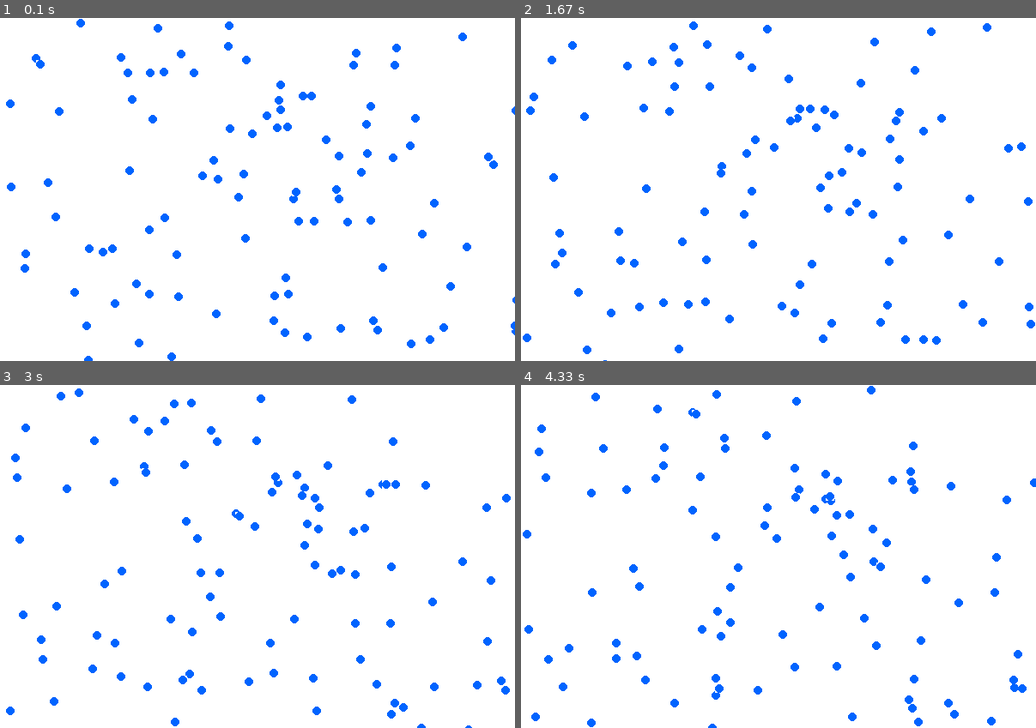
Above: before the commit, frames 1-4 (two rows, left to right).
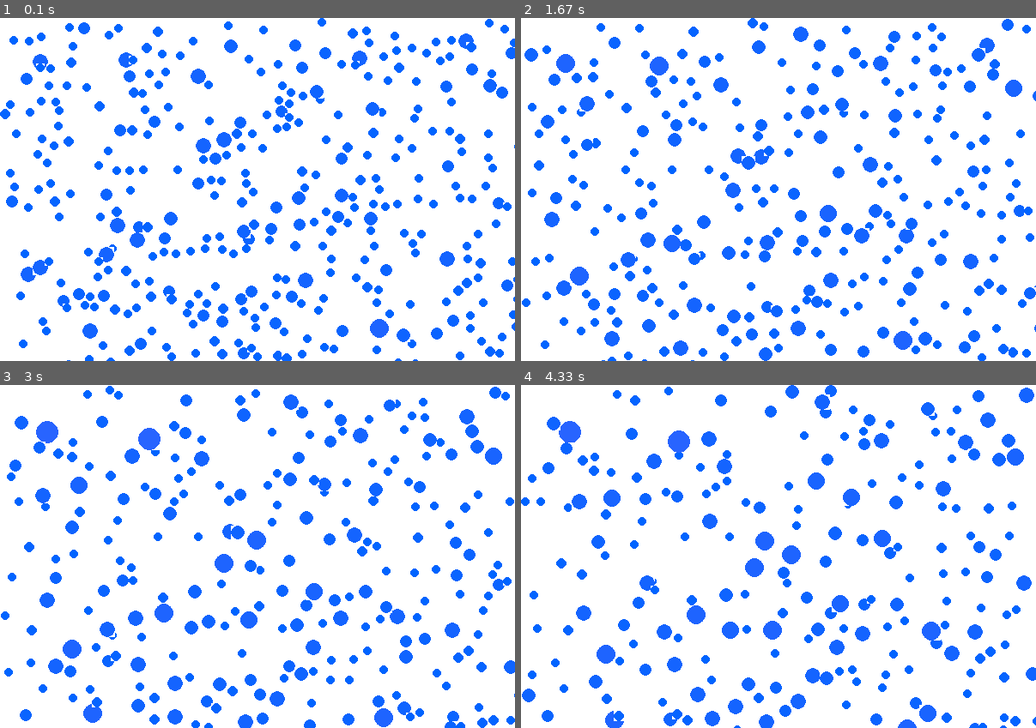
Above: after the commit, the same moments.

Repository: andresberejnoi/Alife-Simulations
Game: pygame game, started from pygame_main.py
The game is run twice, just before and just after one commit, with the same random seed, the same clock (stepped at 60 frames per second) and the same inputs.
Inputs:
- Up to frame 1 (0.1 s): no input
- Up to frame 2 (1.67 s): no input
- Up to frame 3 (3 s): no input
- Up to frame 4 (4.33 s): no input

The runs differ from the first frame. In frame 1, 13% of the frame differs, in the area x 0-100%, y 0-100%; in frame 2, 15%; in frame 3, 15%; in frame 4, 15%.

Commit message:
reorganized code to call some general functions instead of re-writing useful parts of the code

Diff:
--- a/pygame_main.py
+++ b/pygame_main.py
@@ -13,33 +13,117 @@
 BLACK = (0,0,0)
 WHITE = (255, 255, 255)
 BLUE  = (0, 100, 255)
+RED   = (255, 0, 0)
 
 BACKGROUND = WHITE
+
+def change_color(rgb_tup=[], change_pos=[], change_amounts=[]):
+    new_color = list(rgb_tup)
+    for pos_to_change, amount in zip(change_pos,change_amounts):
+        new_color[pos_to_change] += amount
+        if new_color[pos_to_change] > 255:
+            new_color[pos_to_change] = 255
+        elif new_color[pos_to_change] < 0:
+            new_color[pos_to_change] = 0
+
+    return tuple(new_color)
+
 
 class Organism(pygame.sprite.Sprite):
     def __init__(self, x, y, width, height, radius=5, color=BLACK, speed=[0,0], starting_genome=None):
         super().__init__()
 
-        self.image = pygame.Surface([radius * 2, radius * 2])   #creates the surface where to draw the sprite
+
+        self.radius = radius
+
+        self.image = pygame.Surface([self.radius * 2, self.radius * 2])   #creates the surface where to draw the sprite
         self.image.fill(BACKGROUND)         #fills a square with the background color
-        pygame.draw.circle(
-            self.image, color, (radius, radius), radius   #draw a circle (so our organism is a circle for now)
-        )
-
-        self.rect   = self.image.get_rect()     #get the bounding boxes for the sprite (used for collisions and other stuff)
+        self.color = color
+
         self.pos    = np.array([x,y], dtype=np.float64)   #current position of the sprite
         self.speed  = np.asarray(speed, dtype=np.float64)   #speed as a vector (the speed in the x and y directions independently). This will be the distance or change in self.pos per frame update
 
         self.width  = width    #world boundary
         self.height = height   #world boundary
+
+        self.alive  = True
+        self.energy = 100
+
+        # pygame.draw.circle(
+        #     self.image, self.color, (self.radius, self.radius), self.radius   #draw a circle (so our organism is a circle for now)
+        # )
+        self.draw_shape()
+
+        self.rect   = self.image.get_rect()     #get the bounding boxes for the sprite (used for collisions and other stuff)
+
         # self.x      = x
         # self.y      = y
         # self.color  = BLACK
         # self.speed  = [0,0]   #x and y values
         # self.radius = 5
 
+    def draw_shape(self, **params):
+        surface = params.get('surface', self.image)
+        color   = params.get('color'  , self.color)
+        radius  = params.get('radius' , self.radius)
+        pygame.draw.circle(
+            #self.image, self.color, (self.radius, self.radius), self.radius
+            surface, color, (radius, radius), radius
+        )
+        #self.draw_text()
+
+    def draw_text(self):
+        text = f"E={self.energy:.1f}"
+        self.text_surface = pygame.font.Font(None, 6)
+        self.image.blit(self.text_surface.render(text, True, BLACK), self.pos)
+
+    def is_alive(self):
+        return self.alive
+
+    def dies(self):
+        self.alive = False
+        self.color = RED
+        self.draw_shape()
+
+    def grow(self, amount=1):
+        self.radius += amount
+        self.image = pygame.Surface([self.radius * 2, self.radius * 2])
+        self.image.fill(BACKGROUND)
+        self.color = change_color(self.color, [0], [5])
+        #print(self.color)
+        self.draw_shape()
+
+    def speed_gaussian_noise(self, std=1.0):
+        x_center = self.speed[0]
+        y_center = self.speed[1]
+        noise = [np.random.normal(loc=x_center, scale=std),
+                 np.random.normal(loc=y_center, scale=std)]
+
+        return np.array(noise)
+
+    def spend_energy(self, amount=1, _type='move'):
+        if _type.lower() == 'move':
+            #self.energy -= self.moving_energy()
+            self.energy -= np.sum(self.speed) * 0.5
+        elif _type == 'idle':
+            self.energy -= 1
+        elif _type == 'misc':
+            self.energy -= amount
+
+    def moving_energy(self):
+        return np.sum(self.speed) * 0.5
+
     def update(self):
-        self.pos += self.speed
+        if not self.is_alive():
+            return
+
+        self.pos += self.speed * self.speed_gaussian_noise(std=0.15)
+        #self.energy -= self.moving_energy()   #this should be modified
+        self.spend_energy(_type='move')
+        if self.energy <= 0:
+            self.kill()
+            self.dies()
+            #self.alive = False
 
         x, y = self.pos
 
@@ -62,8 +146,27 @@
         self.rect.y = y
         self.rect.x = x
 
+    def collide(self, other_group):
+        collisions = pygame.sprite.spritecollide(self, other_group, False)  #list of sprites that collided with self
+        for org in collisions:
+            if self.energy > org.energy:
+                org.kill()
+                org.dies()
+                self.energy += 2.5
+                self.grow()
+            elif self.energy < org.energy:
+                org.energy += 2.5
+                org.grow()
+                self.dies()
+                self.kill()
+                break
+            elif self.energy == org.energy:
+                org.speed *= -1
+                self.speed *= -1
+
+
 class Simulation(object):
-    def __init__(self,width=600, height=400, total_creatures=100):
+    def __init__(self,width=600, height=400, total_creatures=500):
         self.WIDTH           = width
         self.HEIGHT          = height
         self.TOTAL_CREATURES = total_creatures
@@ -96,54 +199,37 @@
                 if event.type == pygame.QUIT:
                     sys.exit()
 
-
             self.population_container.update()    #calls the update method on each organism in the container
             screen.fill(BACKGROUND)
+
+            #================Collision handling here================#
+            # collision_group = pygame.sprite.groupcollide(
+            #     self.population_container,
+            #     self.population_container,
+            #     True,
+            #     True
+            # )
+
+            # for org in collision_group:
+            #     org.speed *= -1
+            #     org.energy += 1
+
+            for org in self.population_container:
+                self.population_container.remove(org)
+                org.collide(self.population_container)
+                if org.is_alive():
+                    self.population_container.add(org)
+                else:
+                    self.dead_container.add(org)
+
+
+            #=======================================================#
             self.population_container.draw(screen)
-            pygame.display.flip()
-            clock.tick(15)
+            pygame.display.flip()     #not sure what this is for, yet.
+            clock.tick(15)          #delay between clock ticks, probably in milliseconds
 
         pygame.quit()
-
-
-def main_old():
-    WIDTH           = 600
-    HEIGHT          = 400
-    TOTAL_CREATURES = 100
-
-    pygame.init()
-    screen = pygame.display.set_mode(
-        [WIDTH, HEIGHT]
-    )
-
-    container = pygame.sprite.Group()
-
-
-    for i in range(TOTAL_CREATURES):
-        x = np.random.randint(0, WIDTH + 1)
-        y = np.random.randint(0, HEIGHT + 1)
-
-        speed = np.random.rand(2) * 2 - 1
-        org   = Organism(x, y, WIDTH, HEIGHT, color=BLUE, speed=speed)
-        container.add(org)
-
-    timesteps = 2000
-    clock     = pygame.time.Clock()
-
-    for i in range(timesteps):
-        for event in pygame.event.get():
-            if event.type == pygame.QUIT:
-                sys.exit()
-
-
-        container.update()    #calls the update method on each organism in the container
-        screen.fill(BACKGROUND)
-        container.draw(screen)
-        pygame.display.flip()
-        clock.tick(15)
-
-    pygame.quit()
 
 if __name__ == '__main__':
     sim = Simulation()
-    sim.start(700)
+    sim.start(20000)
